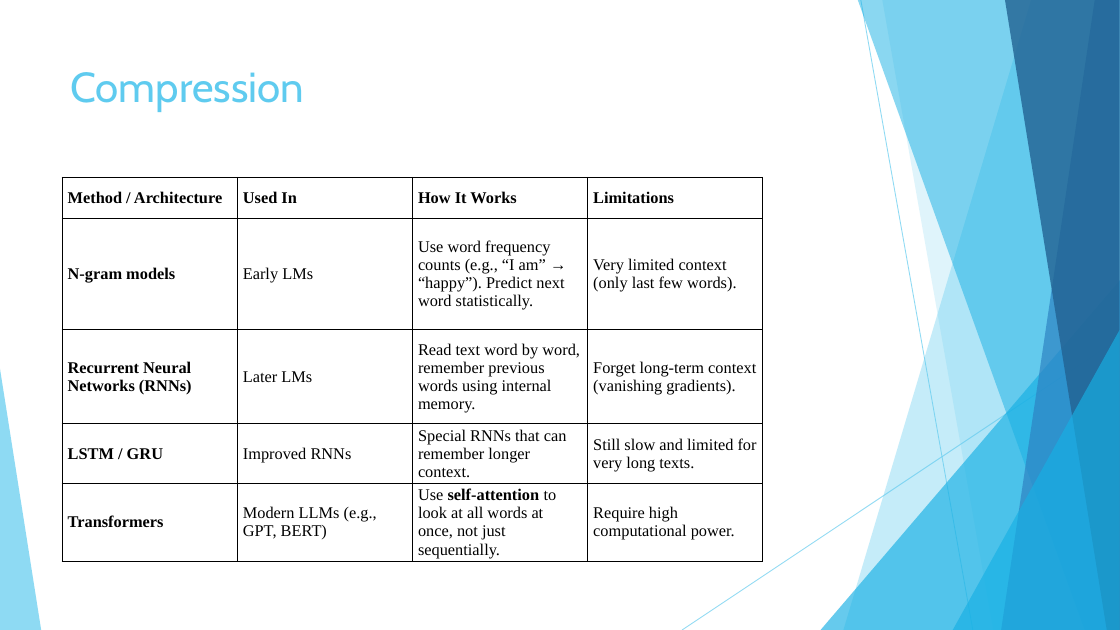
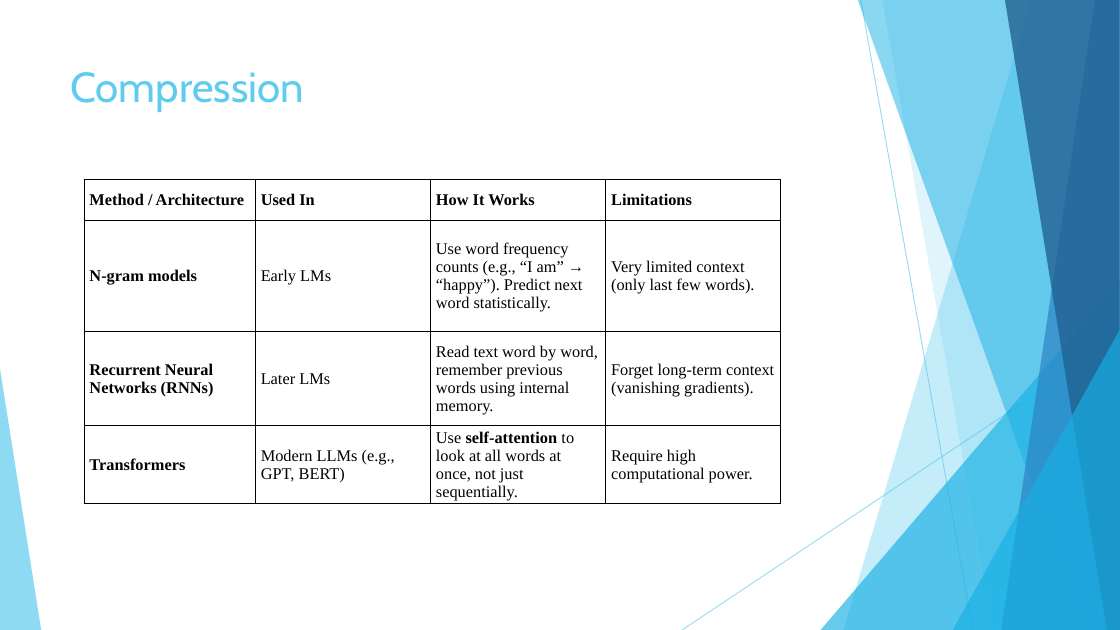
Before and after one commit to khaled-almir/VersifAi, a slide deck: slide 48 of Presentations/4-Advanced ML Model.pptx (slide 44 before the commit). Drawn at 1120x630 pixels with LibreOffice and Linux fonts; fonts in the diff are those of the drawing. Boxes give left, top, right and bottom in pixels: in the first picture for what was removed or moved away, otherwise in the second. Text is boxed around its words. In the diff, an @@ line names an element or a change of style, - is before the commit and + after.

```diff
--- a/Presentations/4-Advanced ML Model.pptx
+++ b/Presentations/4-Advanced ML Model.pptx
@@ table at [84,179,782,509] @@
-row 4: LSTM / GRU | Improved RNNs | Special RNNs that can remember longer context. | Still slow and limited for very long texts.
@@ table: place and size @@
-table at [62,177,765,572]
+table at [84,179,782,509]
```
Also in this commit, not shown: 3 other slides changed, 1 other file.
